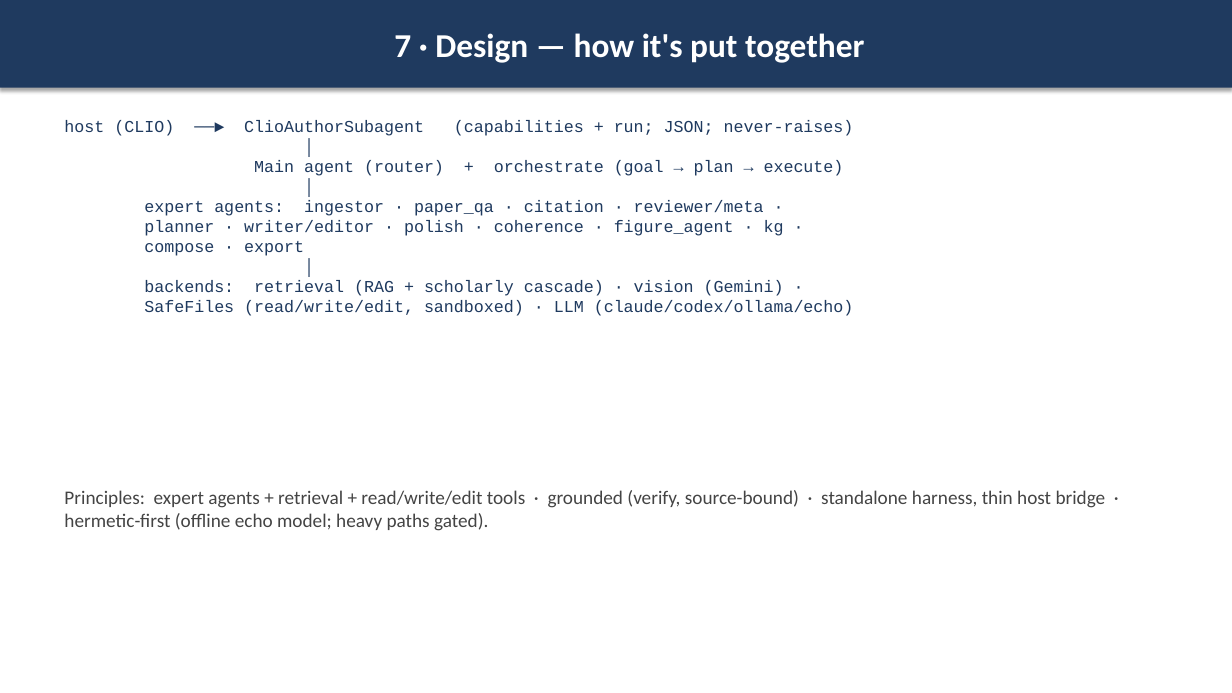
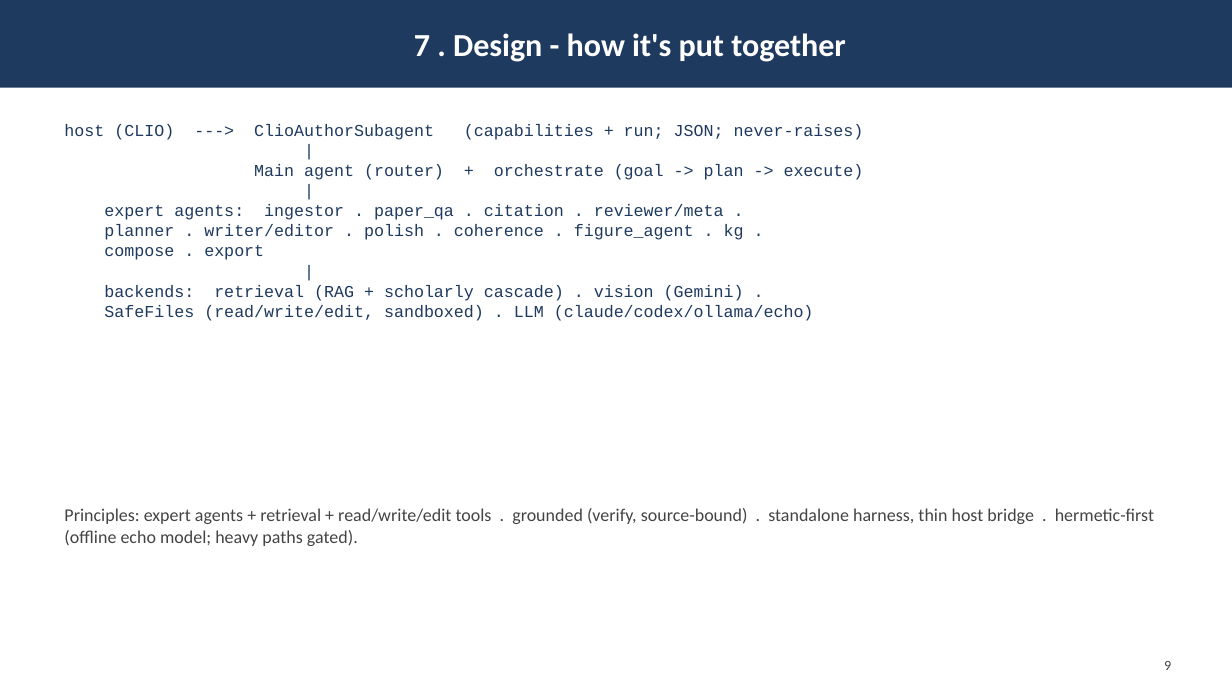
Before and after one commit to iowarp/clio-author, a slide deck: slide 10 of docs/AUTHOR.pptx (slide 8 before the commit). Drawn at 1232x693 pixels with LibreOffice and Linux fonts; fonts in the diff are those of the drawing. Boxes give left, top, right and bottom in pixels: in the first picture for what was removed or moved away, otherwise in the second. Text is boxed around its words. In the diff, an @@ line names an element or a change of style, - is before the commit and + after.

```diff
--- a/docs/AUTHOR.pptx
+++ b/docs/AUTHOR.pptx
@@ rectangle "7 . Design - how ..." at bbox=[0, 0, 1232, 88]: shadow off @@
@@ text in rectangle at bbox=[414, 33, 846, 62]: text changed; size 26 to 25 pt @@
-7 · Design — how it's put together
+7 . Design - how it's put together
@@ text at bbox=[64, 124, 864, 321]: text changed @@
-host (CLIO) ──► ClioAuthorSubagent (capabilities + run; JSON; never-raises)
-│
-Main agent (router) + orchestrate (goal → plan → execute)
-│
-expert agents: ingestor · paper_qa · citation · reviewer/meta ·
-planner · writer/editor · polish · coherence · figure_agent · kg ·
-compose · export
-│
-backends: retrieval (RAG + scholarly cascade) · vision (Gemini) ·
-SafeFiles (read/write/edit, sandboxed) · LLM (claude/codex/ollama/echo)
+host (CLIO) ---> ClioAuthorSubagent (capabilities + run; JSON; never-raises)
+|
+Main agent (router) + orchestrate (goal -> plan -> execute)
+|
+expert agents: ingestor . paper_qa . citation . reviewer/meta .
+planner . writer/editor . polish . coherence . figure_agent . kg .
+compose . export
+|
+backends: retrieval (RAG + scholarly cascade) . vision (Gemini) .
+SafeFiles (read/write/edit, sandboxed) . LLM (claude/codex/ollama/echo)
@@ text at bbox=[64, 508, 1154, 546]: text changed; size 15 to 14 pt @@
-Principles: expert agents + retrieval + read/write/edit tools · grounded (verify, source-bound) · standalone harness, thin host bridge · hermetic-first (offline echo model; heavy paths gated).
+Principles: expert agents + retrieval + read/write/edit tools . grounded (verify, source-bound) . standalone harness, thin host bridge . hermetic-first (offline echo model; heavy paths gated).
@@ text added at bbox=[1164, 661, 1171, 670], 11 pt, text #444444 @@
+9
```
Also in this commit, not shown: 10 other slides changed, 2 slides added, 3 other files.
